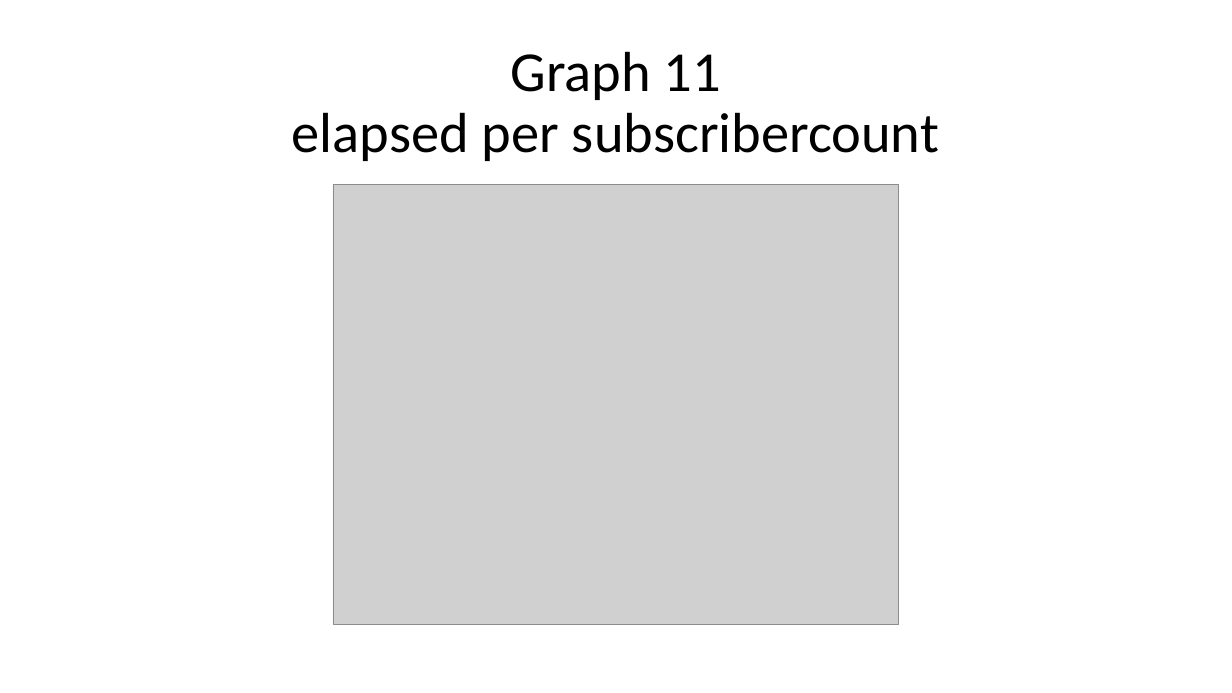
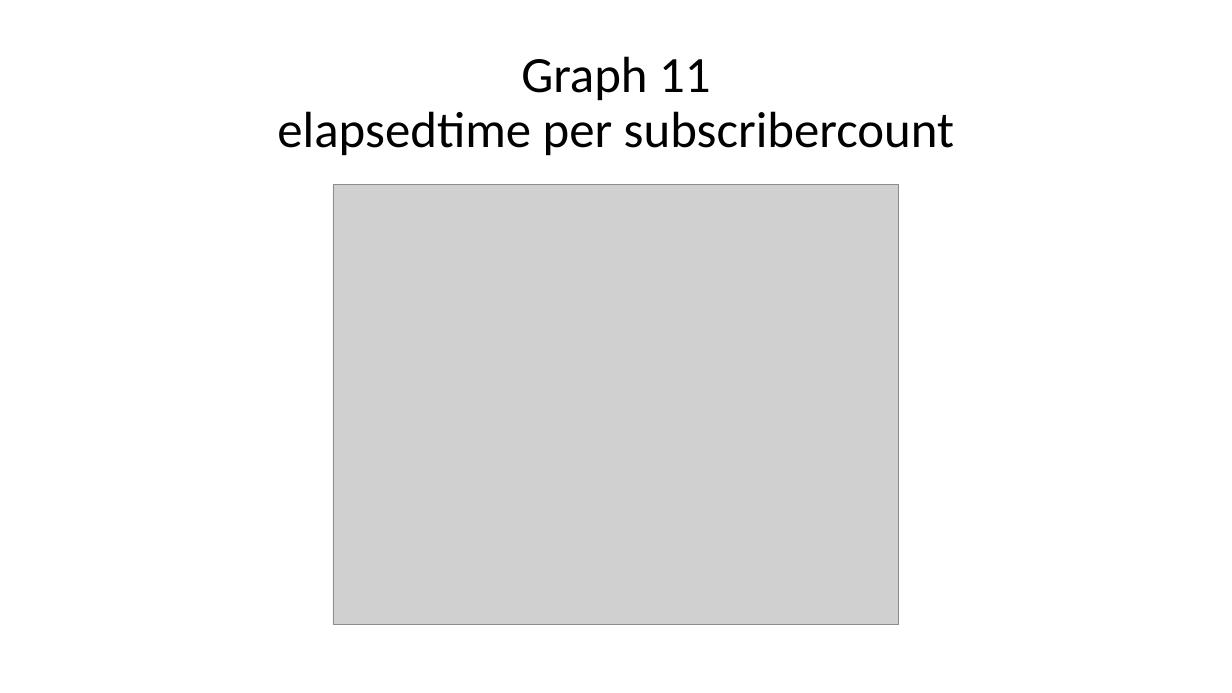
Before and after one commit to YonatanShoham/YouTube-dataset-analysis, a slide deck: slide 18 of YouTube dataset analysis presentation.pptx. Drawn at 1232x693 pixels with LibreOffice and Linux fonts; fonts in the diff are those of the drawing; grey boxes stand for pictures; background and template pictures are left out. Boxes give left, top, right and bottom in pixels: in the first picture for what was removed or moved away, otherwise in the second. Text is boxed around its words. In the diff, an @@ line names an element or a change of style, - is before the commit and + after.

```diff
--- a/YouTube dataset analysis presentation.pptx
+++ b/YouTube dataset analysis presentation.pptx
@@ title at [277, 56, 954, 156]: text changed; size 44 to 39.6 pt @@
-Graph 11
-elapsed per subscribercount
+Graph 11
+elapsedtime per subscribercount
```
Also in this commit, not shown: 8 other slides changed, 2 slides added, 1 other file.
